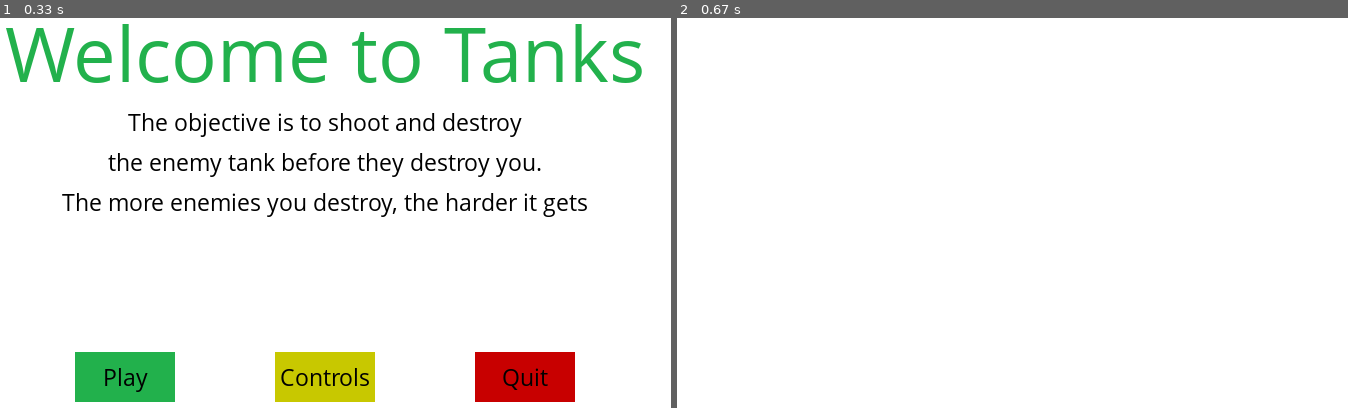
Above: before the commit, frames 1-2 (left to right).
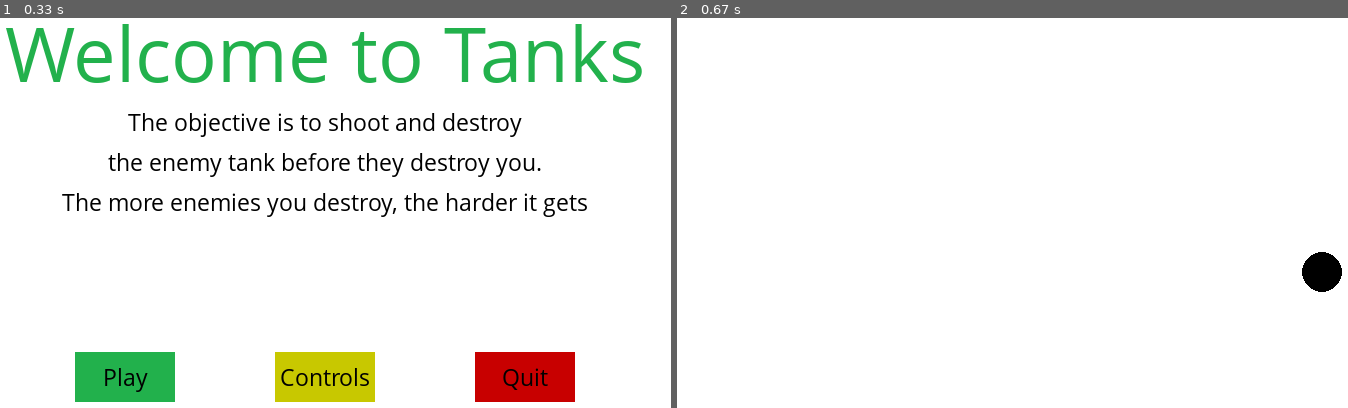
Above: after the commit, the same moments.

Repository: NikhilHeda/PyGame---Practice
Game: pygame game, started from code.py
The game is run twice, just before and just after one commit, with the same random seed, the same clock (stepped at 60 frames per second) and the same inputs.
Inputs:
- Up to frame 1 (0.33 s): no input
- Up to frame 2 (0.67 s): tap C at 0.33 s

Frame 1 is identical in both runs. In frame 2, 0.5% of the frame differs, in the area x 93-100%, y 60-71%.

Commit message:
Added tank turret

Diff:
--- a/code.py
+++ b/code.py
@@ -33,8 +33,8 @@
 
 FPS = 15
 
-block_size = 20
-appleThickness = 30
+mainTankX = display_width * 0.9
+mainTankY = display_height * 0.7
 
 smallfont = pygame.font.SysFont("comicsansms", 25)
 medfont = pygame.font.SysFont("comicsansms", 50)
@@ -157,6 +157,9 @@
 		pygame.draw.rect(gameDisplay, inactive_color, (x, y, width, height))
 
 	text_to_button(text, black, x, y, width, height)
+
+def tank(x, y):
+	pygame.draw.circle(gameDisplay, black, (int(x), int(y)), 20)
 
 def gameLoop():
 	gameExit = False
@@ -198,6 +201,8 @@
 
 		gameDisplay.fill(white)
 
+		tank(mainTankX, mainTankY)
+
 		pygame.display.update()
 
 		clock.tick(FPS)
